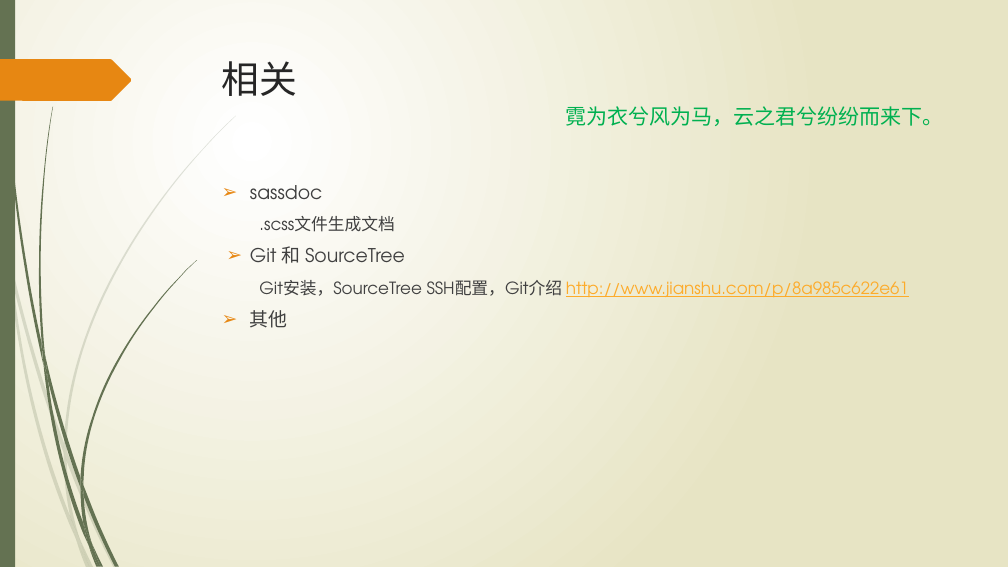
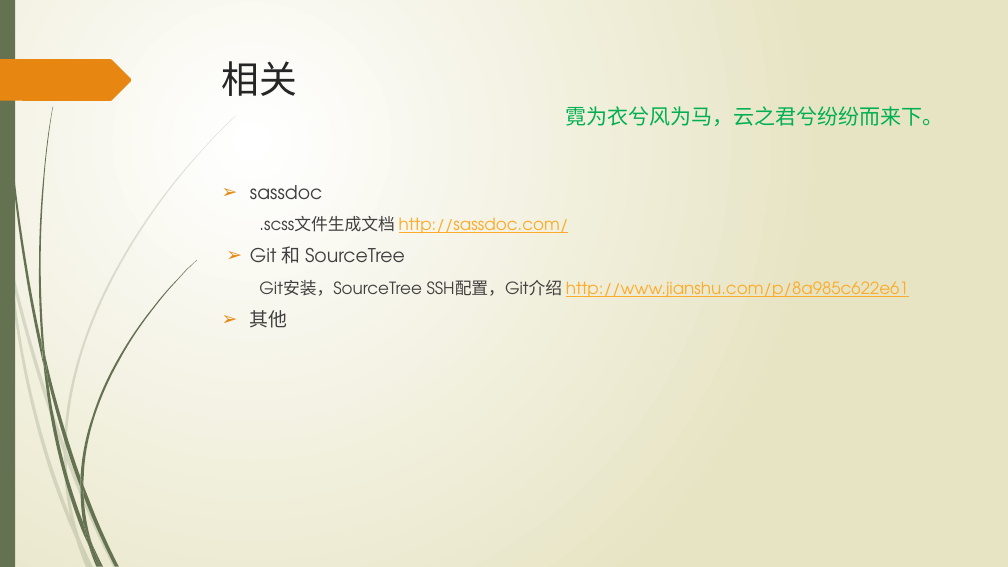
Before and after one commit to wangweihui/sassdemo, a slide deck: slide 10 of SASS愈行愈远.pptx. Drawn at 1008x567 pixels with LibreOffice and Linux fonts; fonts in the diff are those of the drawing. Boxes give left, top, right and bottom in pixels: in the first picture for what was removed or moved away, otherwise in the second. Text is boxed around its words. In the diff, an @@ line names an element or a change of style, - is before the commit and + after.

```diff
--- a/SASS愈行愈远.pptx
+++ b/SASS愈行愈远.pptx
@@ text at <box>259,216,569,233</box>: text changed; text colour #404040 to #FDAB2A @@
-  .scss文件生成文档
+  .scss文件生成文档 http://sassdoc.com/
```
Also in this commit, not shown: 1 other slide changed, 2 other files.
